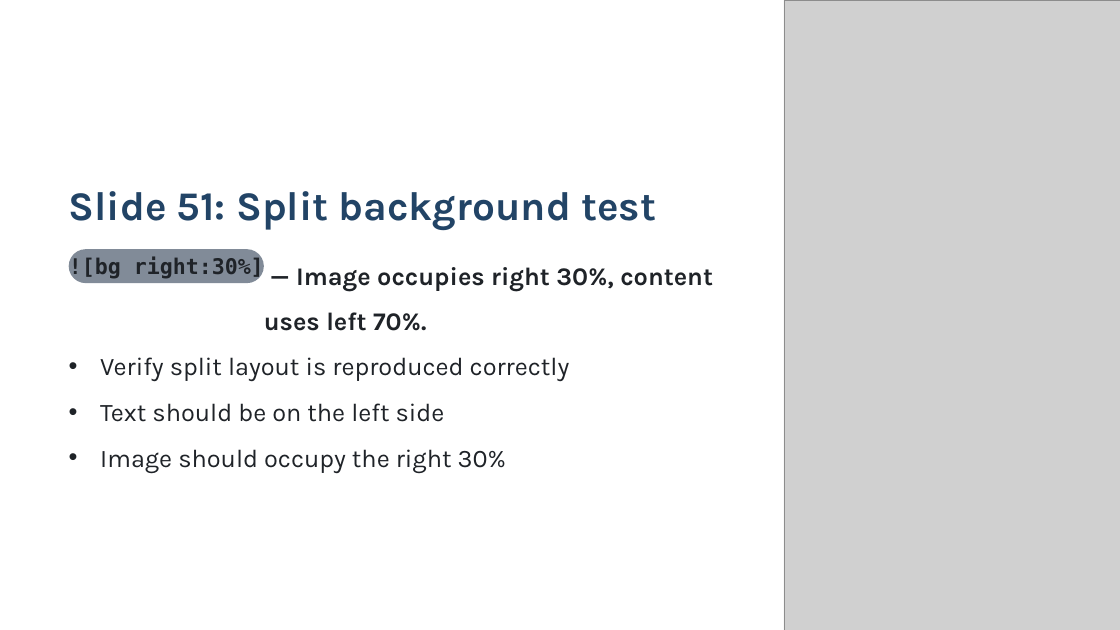
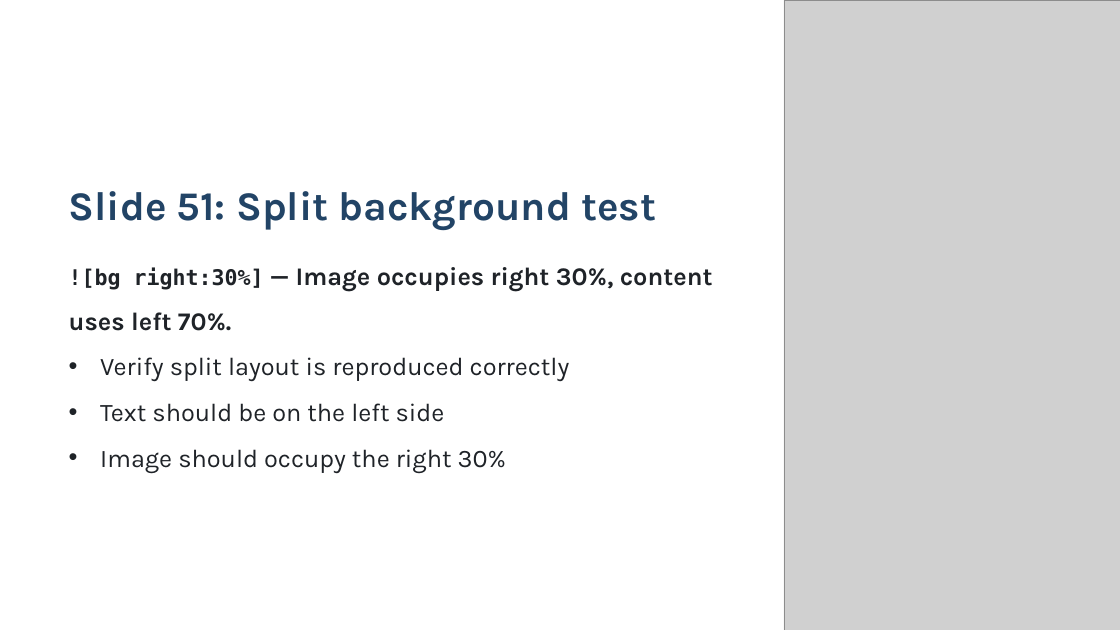
Before and after one commit to KatsuYuzu/marp-to-editable-pptx, a slide deck: slide 51 of output-pptx/test-output.pptx. Drawn at 1120x630 pixels with LibreOffice and Linux fonts; fonts in the diff are those of the drawing; grey boxes stand for pictures. Boxes give left, top, right and bottom in pixels: in the first picture for what was removed or moved away, otherwise in the second. Text is boxed around its words. In the diff, an @@ line names an element or a change of style, - is before the commit and + after.

```diff
--- a/output-pptx/test-output.pptx
+++ b/output-pptx/test-output.pptx
@@ text at (69,267,713,331): text changed @@
-— Image occupies right 30%, content uses left 70%.
+![bg right:30%] — Image occupies right 30%, content uses left 70%.
@@ rounded rectangle removed at (69,250,264,283) @@
@@ text removed at (69,257,264,280) @@
-![bg right:30%]
```
Also in this commit, not shown: 11 other slides changed, 5 other files.
